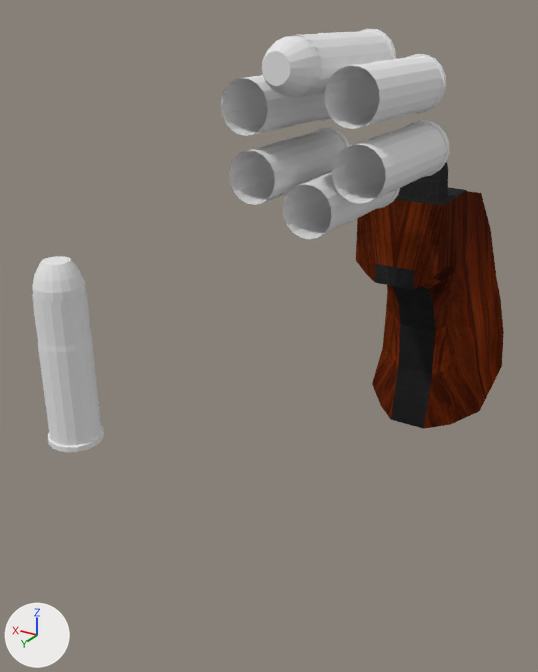
Two versions of the Blender file pruebas/Assets/Armas/ejercicioRevolver.blend, one commit apart.
Camera for both pictures: a 50 mm camera at (-2.22, 3.08, 2.96) aimed at (0.83, -2.01, 0.41). The lights are fixed; the arrows at lower left show +X, +Y and +Z.

Before the edit, the objects in view are built like this:
```python
ob_bala_001 = bpy.data.objects.new('bala.001', me_cylinder_015)
ob_bala_001.parent = ob_cartucho_006
ob_bala_001.location = (0.0133, -0.832, 2.687)
ob_bala_001.rotation_euler = (1.571, 2.306, 0.00119)  # degrees (90, 132, 0.1)
ob_bala_001.scale = (0.185, 0.185, 0.185)
ob_cartucho_004 = bpy.data.objects.new('cartucho.004', me_cylinder_012)
ob_cartucho_004.parent = ob_cilindro
ob_cartucho_004.location = (-0.42, -1.809, 2.109)
ob_cartucho_004.rotation_euler = (1.571, 2.214, 0.00133)  # degrees (90, 127, 0.1)
ob_cartucho_004.scale = (0.177, 0.177, 0.177)
ob_cartucho_006 = bpy.data.objects.new('cartucho.006', me_cylinder_014)
ob_cartucho_006.parent = ob_cilindro
ob_cartucho_006.location = (1.263, -0.116, 0.449)
ob_cartucho_006.rotation_euler = (-0.000916, 3.141, -0.928)  # degrees (-0.1, 180, -53)
ob_cartucho_006.scale = (0.177, 0.177, 0.177)
# also in view: 'cartucho.001' at (0.02, -1.48, 2.69); 'cartucho.003' at (-0.08, -1.48, 1.84); 'cartucho.002' at (0.32, -1.48, 2.01); 'cartucho.005' at (-0.35, -1.48, 2.53); 'Culata' at (0.0, -4.0, 0.33)
```
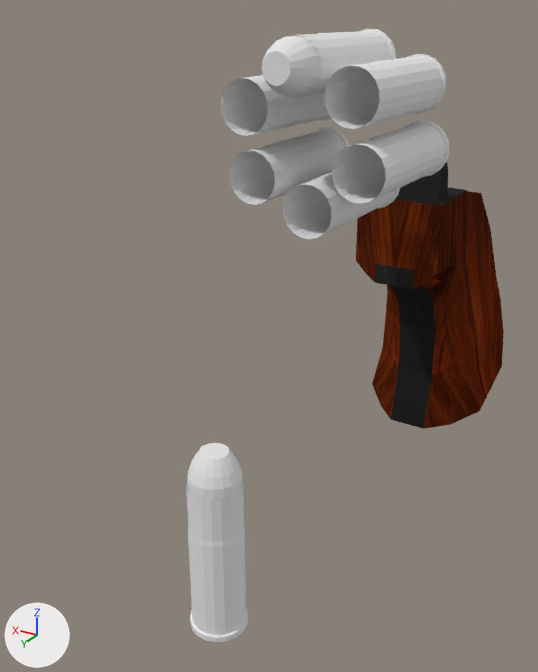
The change in detail:
Object 'cartucho.006' (ob_cartucho_006) moves from (1.263, -0.116, 0.449) to (-0.000533, -0.000669, -0.489).
In object 'bala.001' (ob_bala_001), parent is no longer ob_cartucho_006.
In object 'bala.001' (ob_bala_001), matrix_parent_inverse is no longer Matrix(((-3.386, -0.00451, -4.519, 12.18), (4.519, 0.00517, -3.386, 9.056), (0.00684, -5.647, 0.00051, -10.22), (0.0, 0.0, 0.0, 1.0))).
Object 'bala.001' (ob_bala_001) moves from (0.0133, -0.832, 2.687) to (0.000533, 0.000668, 0.489).
Object 'bala.001' (ob_bala_001) turns from (90, 132, 0.1) to (-0.1, 180, -48) degrees about x, y and z.

Changed parts and their boxes [x1, y1, x2, y2] in the pictures (538 x 672 px):
'cartucho.006', moved: before [32, 291, 104, 452]; after [186, 483, 248, 642]
'bala.001', moved, turned: before [32, 256, 87, 303]; after [187, 443, 243, 500]
